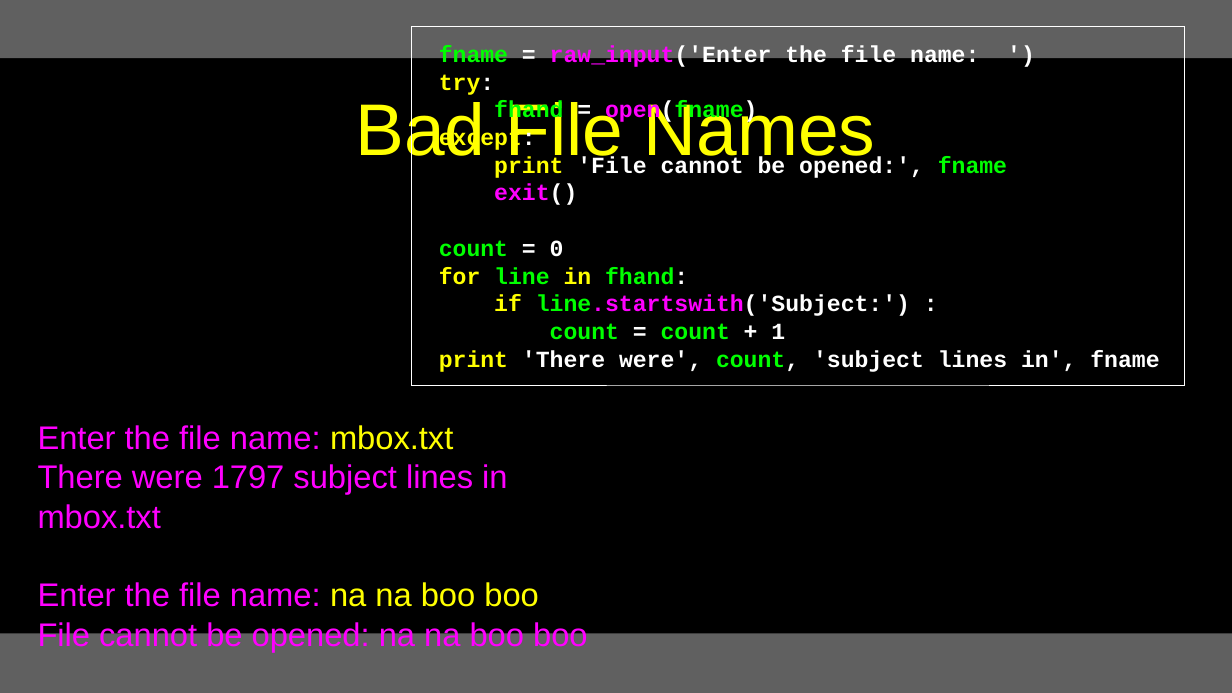
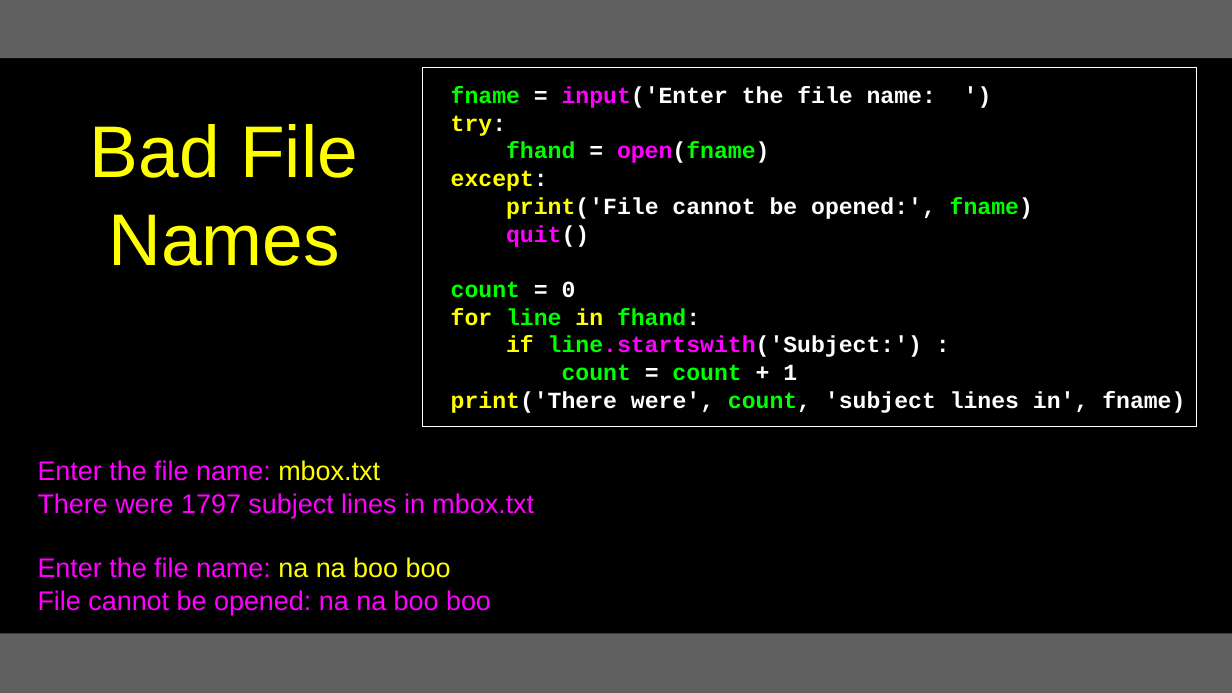
Before and after one commit to csev/py4e, a slide deck: slide 21 of lectures3/Pythonlearn-07-Files.pptx. Drawn at 1232x693 pixels with LibreOffice and Linux fonts; fonts in the diff are those of the drawing. Boxes give left, top, right and bottom in pixels: in the first picture for what was removed or moved away, otherwise in the second. Text is boxed around its words. In the diff, an @@ line names an element or a change of style, - is before the commit and + after.

```diff
--- a/lectures3/Pythonlearn-07-Files.pptx
+++ b/lectures3/Pythonlearn-07-Files.pptx
@@ rectangle "fname = input('Enter the file ...": place and size @@
-rectangle "fname = input('Enter the file ..." at bbox=[411, 26, 1184, 385]
+rectangle "fname = input('Enter the file ..." at bbox=[423, 67, 1196, 426]
@@ text in rectangle at bbox=[451, 86, 936, 108]: text changed @@
-fname = raw_input('Enter the file name: ')
+fname = input('Enter the file name: ')
@@ title "Bad File Names" rewrapped from bbox=[355, 97, 876, 169] to bbox=[90, 124, 358, 266] @@
@@ text in rectangle at bbox=[506, 197, 1033, 247]: text changed @@
-print 'File cannot be opened:', fname
-exit()
+print('File cannot be opened:', fname)
+quit()
@@ text in rectangle at bbox=[451, 391, 1185, 413]: text changed @@
-print 'There were', count, 'subject lines in', fname
+print('There were', count, 'subject lines in', fname)
@@ text "Enter the file name: mbox.txt" at bbox=[38, 460, 534, 615]: size 34 to 28 pt @@
```
Also in this commit, not shown: 20 other slides changed.
